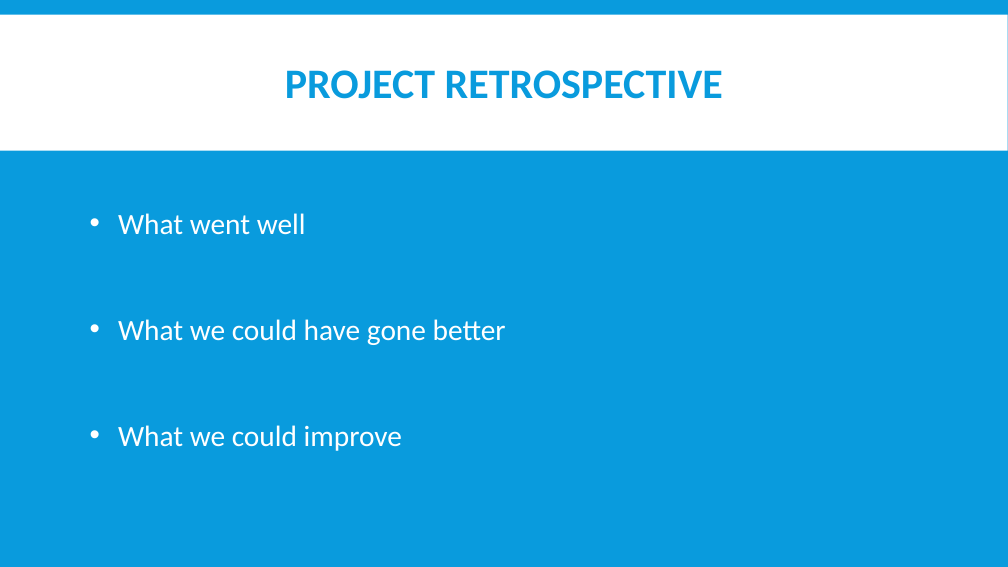
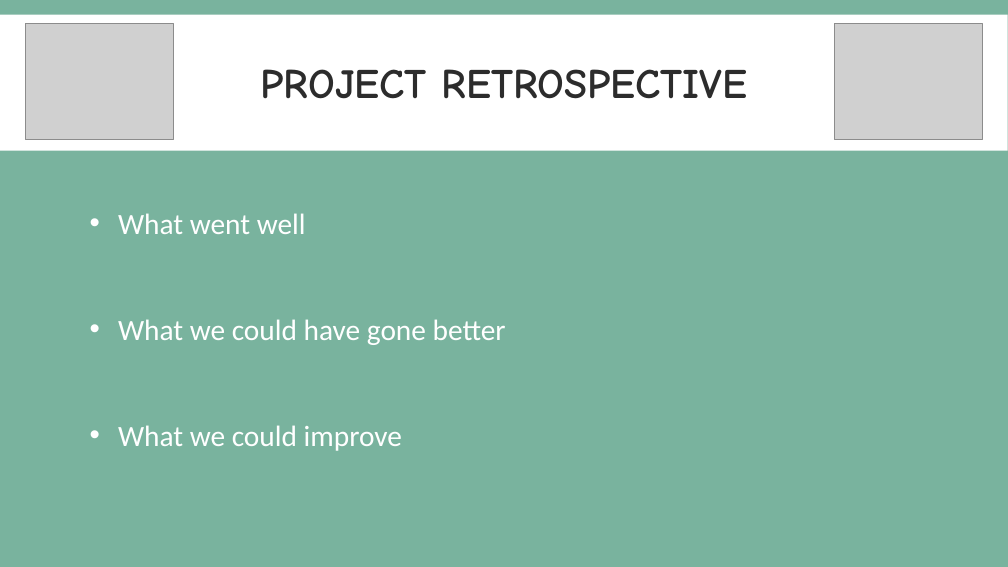
Before and after one commit to CYoung5560/Final_project, a slide deck: slide 10 of Documentation/GroupCinemaProject.pptx. Drawn at 1008x567 pixels with LibreOffice and Linux fonts; fonts in the diff are those of the drawing; grey boxes stand for pictures. Boxes give left, top, right and bottom in pixels: in the first picture for what was removed or moved away, otherwise in the second. Text is boxed around its words. In the diff, an @@ line names an element or a change of style, - is before the commit and + after.

```diff
--- a/Documentation/GroupCinemaProject.pptx
+++ b/Documentation/GroupCinemaProject.pptx
@@ background #099BDD to #79B39E @@
@@ picture added at <box>26,23,174,140</box> @@
@@ title "PROJECT RETROSPECTIVE" at <box>261,69,747,99</box>: font Calibri to Comic Neue, text colour #099BDD to #2C2C2C @@
@@ picture added at <box>835,23,983,140</box> @@
```
Also in this commit, not shown: 9 other slides changed, 1 slide added, 1 slide removed, 2 other files.
